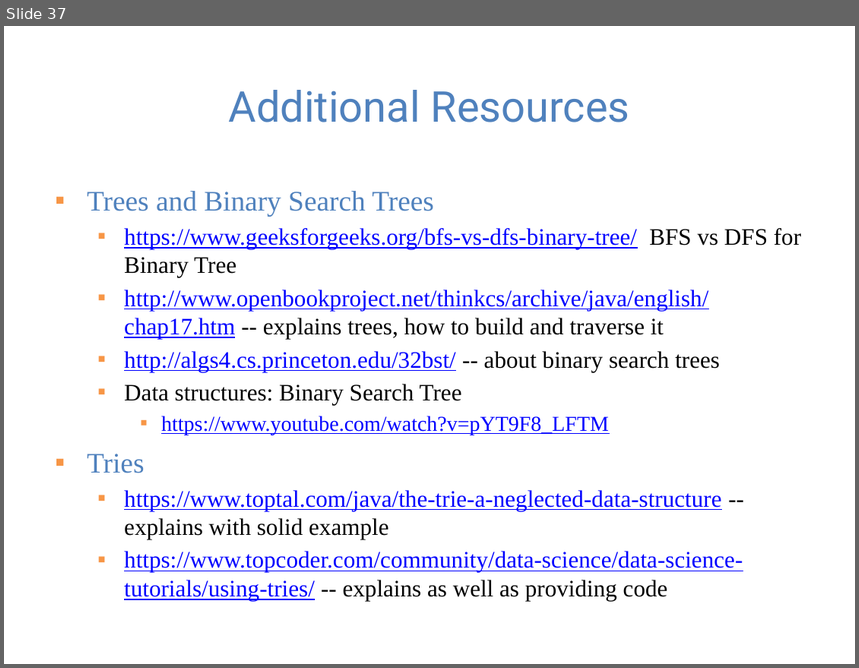
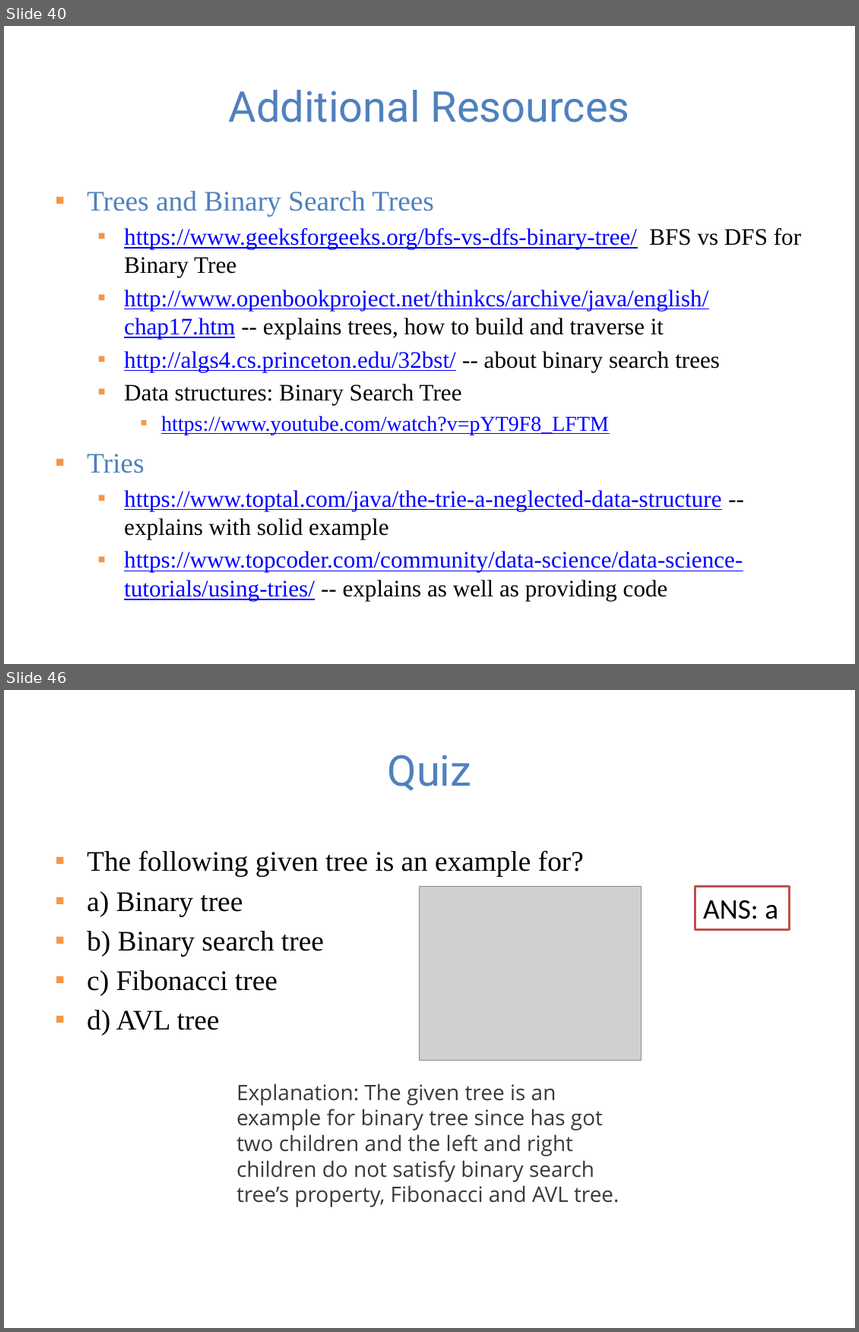
Before and after one commit to guhofstra/CSC111Fa25, a slide deck: PPTs/Lecture 8-binary search tree and trie.pptx. Shown one above the other, each under a label of ours: slide 37 before the commit, slides 40 and 46 after it; the slides between them are not shown. The pictures are 859x668 and 859x1332 pixels, drawn with LibreOffice and Linux fonts; fonts in the diff are those of the drawing; grey boxes stand for pictures. Boxes give left, top, right and bottom in pixels: in the first picture for what was removed or moved away, otherwise in the second. Text is boxed around its words. In the diff, an @@ line names an element or a change of style, - is before the commit and + after.

```diff
--- a/PPTs/Lecture 8-binary search tree and trie.pptx
+++ b/PPTs/Lecture 8-binary search tree and trie.pptx
@@ slide 46 added at bbox=[4, 690, 855, 1328], background #FFFFFF @@
@@ title added at bbox=[388, 755, 472, 791], 36 pt, text #4F81BD @@
+Quiz
@@ text added at bbox=[87, 850, 584, 1036], 24 pt, text #000000 @@
+▪ The following given tree is an example for?
+▪ a) Binary tree
+▪ b) Binary search tree
+▪ c) Fibonacci tree
+▪ d) AVL tree
@@ picture added at bbox=[420, 887, 642, 1060] @@
@@ rectangle added at bbox=[695, 887, 790, 929], fill #FFFFFF, outline #C0504D 2 pt, 24 pt, text #000000 @@
+ANS: a
@@ text added at bbox=[237, 1084, 620, 1208], 18 pt, text #3A3A3A @@
+Explanation: The given tree is an example for binary tree since has got two children and the left and right children do not satisfy binary search tree’s property, Fibonacci and AVL tree.
@@ what was slide 37 is now slide 40 @@
```
Also in this commit, not shown: 5 slides changed, 9 other slides added, 42 other files.
